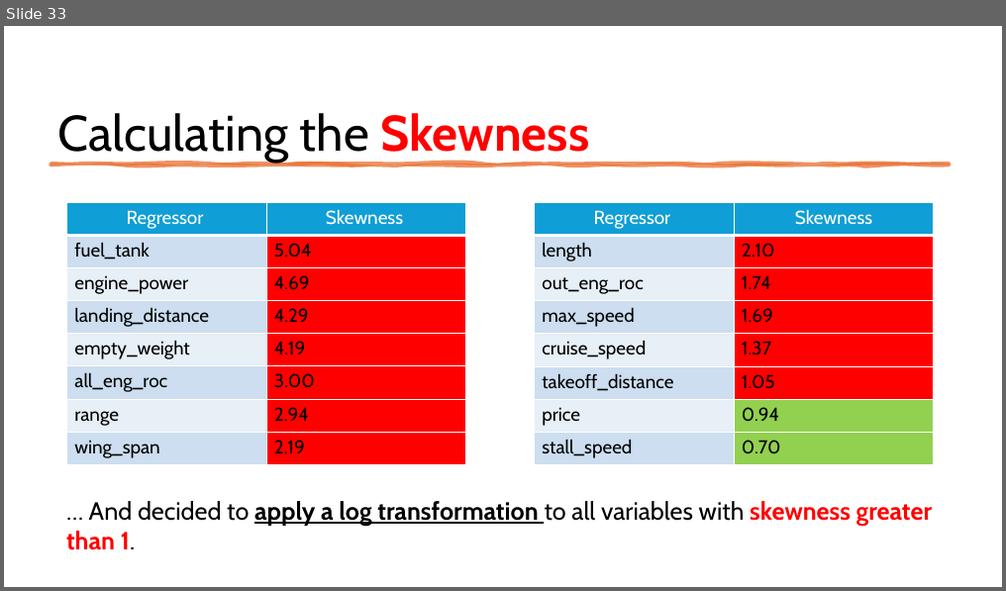
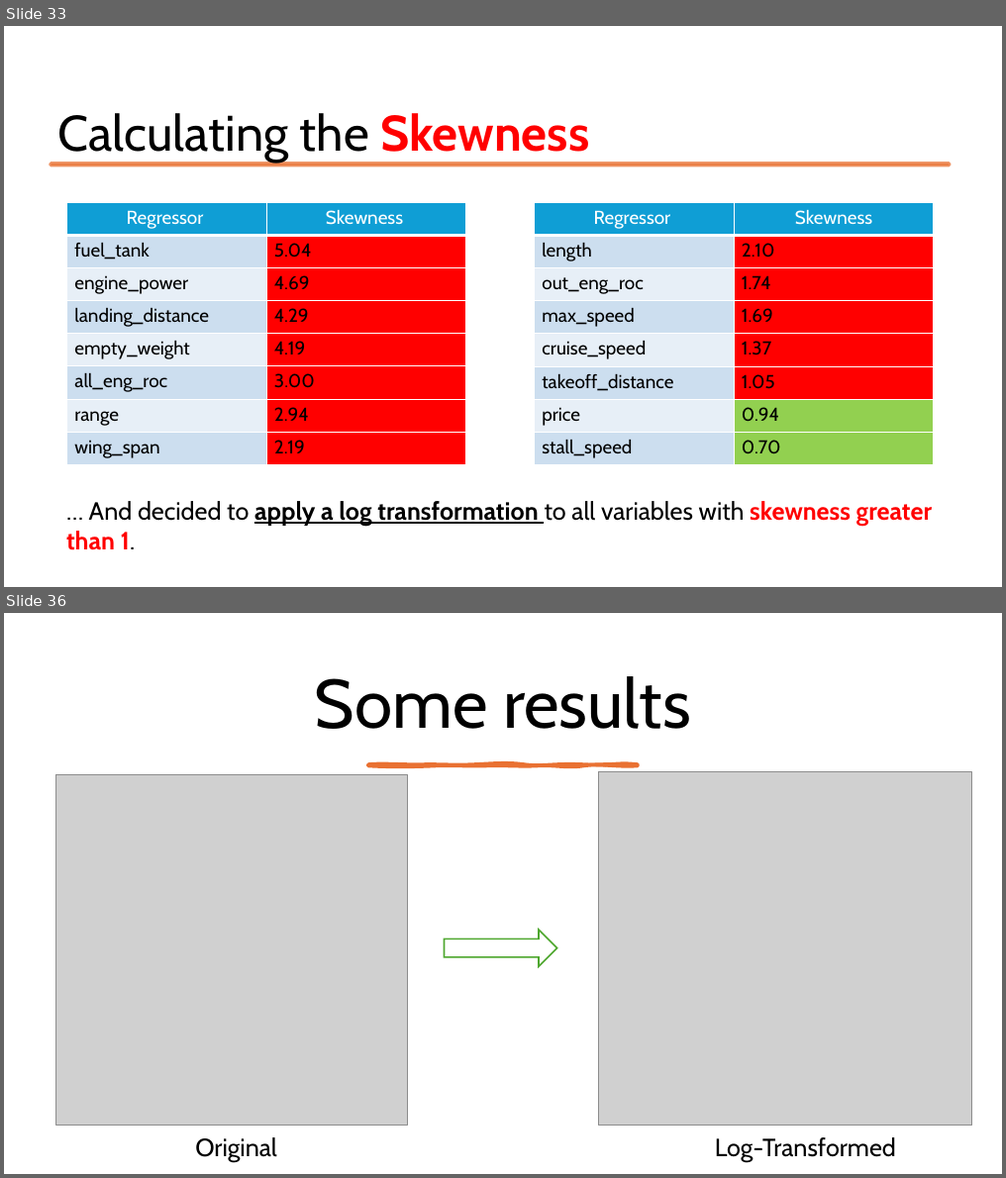
Before and after one commit to aminb00/StatisticalLearningProject, a slide deck: ppt/Presentazione standard1.pptx. Shown one above the other, each under a label of ours: slide 33 before the commit, slides 33 and 36 after it; the slides between them are not shown. The pictures are 1006x591 and 1006x1178 pixels, drawn with LibreOffice and Linux fonts; fonts in the diff are those of the drawing; grey boxes stand for pictures. Boxes give left, top, right and bottom in pixels: in the first picture for what was removed or moved away, otherwise in the second. Text is boxed around its words. In the diff, an @@ line names an element or a change of style, - is before the commit and + after.

```diff
--- a/ppt/Presentazione standard1.pptx
+++ b/ppt/Presentazione standard1.pptx
@@ slide 36 added at [4, 613, 1002, 1174], background #FFFFFF @@
@@ text added at [315, 676, 691, 729], 66 pt, text #000000 @@
+Some results
@@ picture added at [56, 774, 408, 1126] @@
@@ freeform shape added at [368, 764, 638, 765], fill #E97132, outline #E97132 3.25 pt @@
@@ picture added at [598, 771, 972, 1126] @@
@@ right arrow added at [445, 930, 557, 966], fill #FFFFFF, outline #4EA72E 1.5 pt @@
@@ text added at [195, 1138, 277, 1162], 24 pt, text #000000 @@
+Original
@@ text added at [715, 1138, 896, 1162], 24 pt, text #000000 @@
+Log-Transformed
@@ slide 33 changed as well @@
@@ freeform shape removed at [52, 164, 949, 166] @@
@@ rectangle added at [52, 164, 949, 166], fill #E97132 at 75% opacity, outline #E97132 3.5 pt @@
```
Also in this commit, not shown: 31 other slides changed, 35 other slides added.
